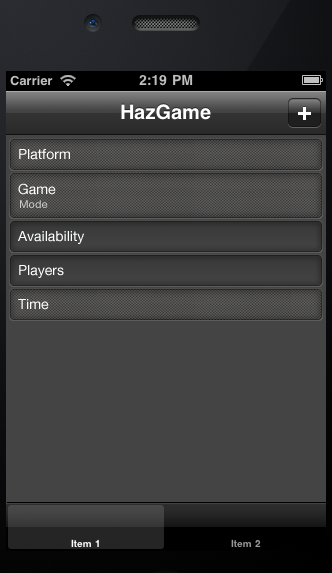
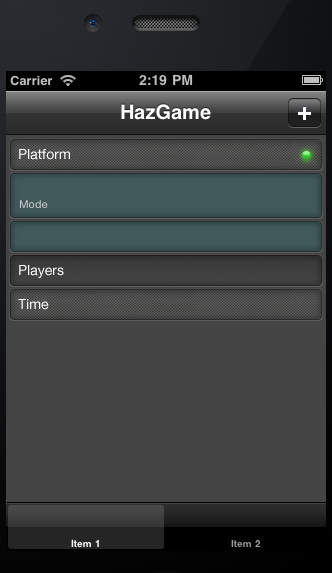
Two versions of the same layered image (332x573). Layer-by-layer changes:
added group "indicator mini" with 4 layers above "indicator smallest" over [296, 145, 317, 165]
added layer "glow copy 3" in group "indicator mini" over [296, 145, 317, 165]
added layer "Layer 51 copy 3" in group "indicator mini" over [301, 145, 311, 155]
added layer "Shape 5 copy 3" in group "indicator mini" over [300, 149, 313, 161]
added layer "Shape 4 copy 9" in group "indicator mini" over [302, 150, 311, 160]
hid "Availability" over [18, 231, 85, 244]
added layer "Color Fill 1 copy" in group "Public" over [10, 145, 322, 252]
hid "Game" over [18, 183, 56, 195]
showed "Color Fill 1" over [10, 145, 322, 252]
hid "Layer 28 copy 2" over [10, 157, 322, 252]
